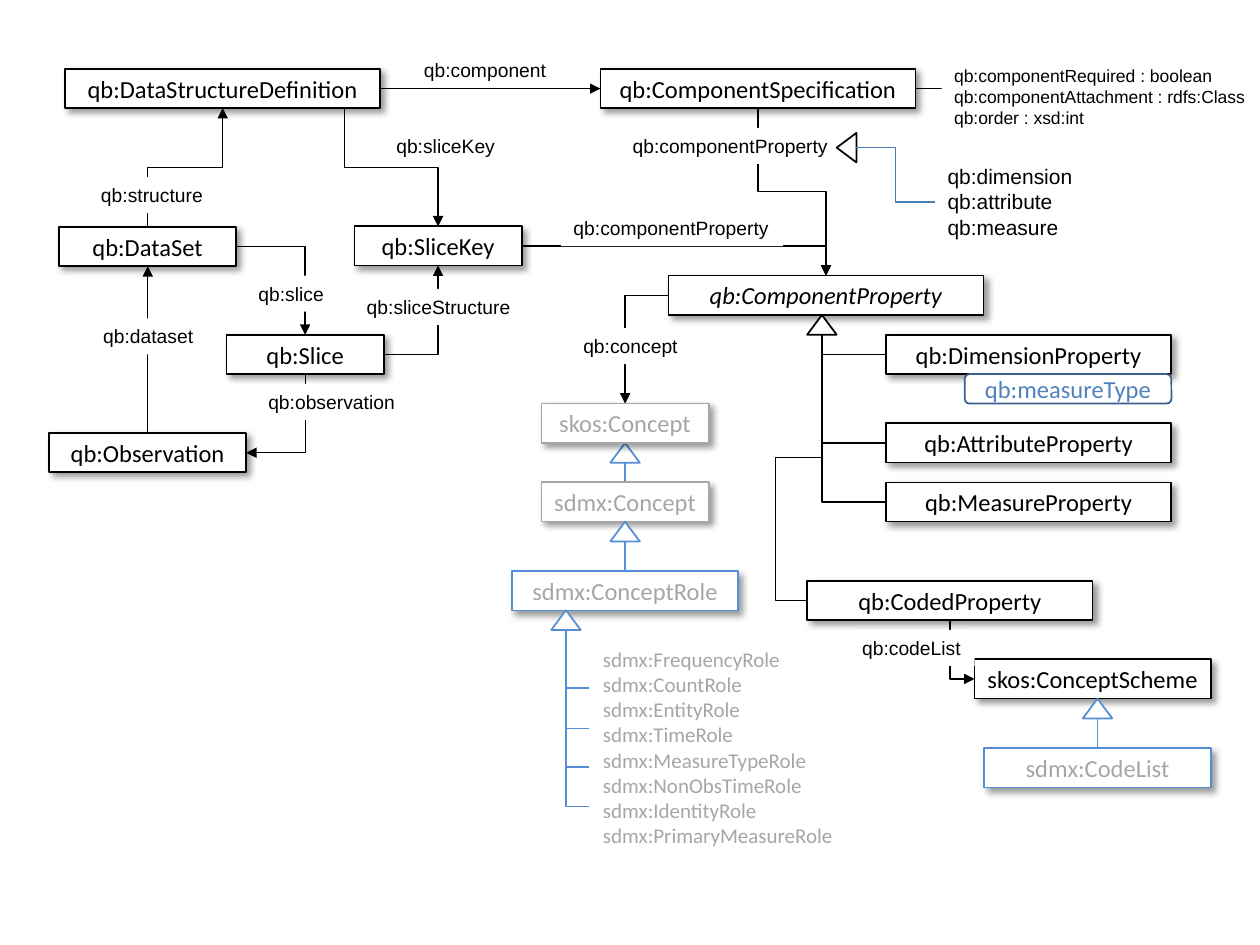
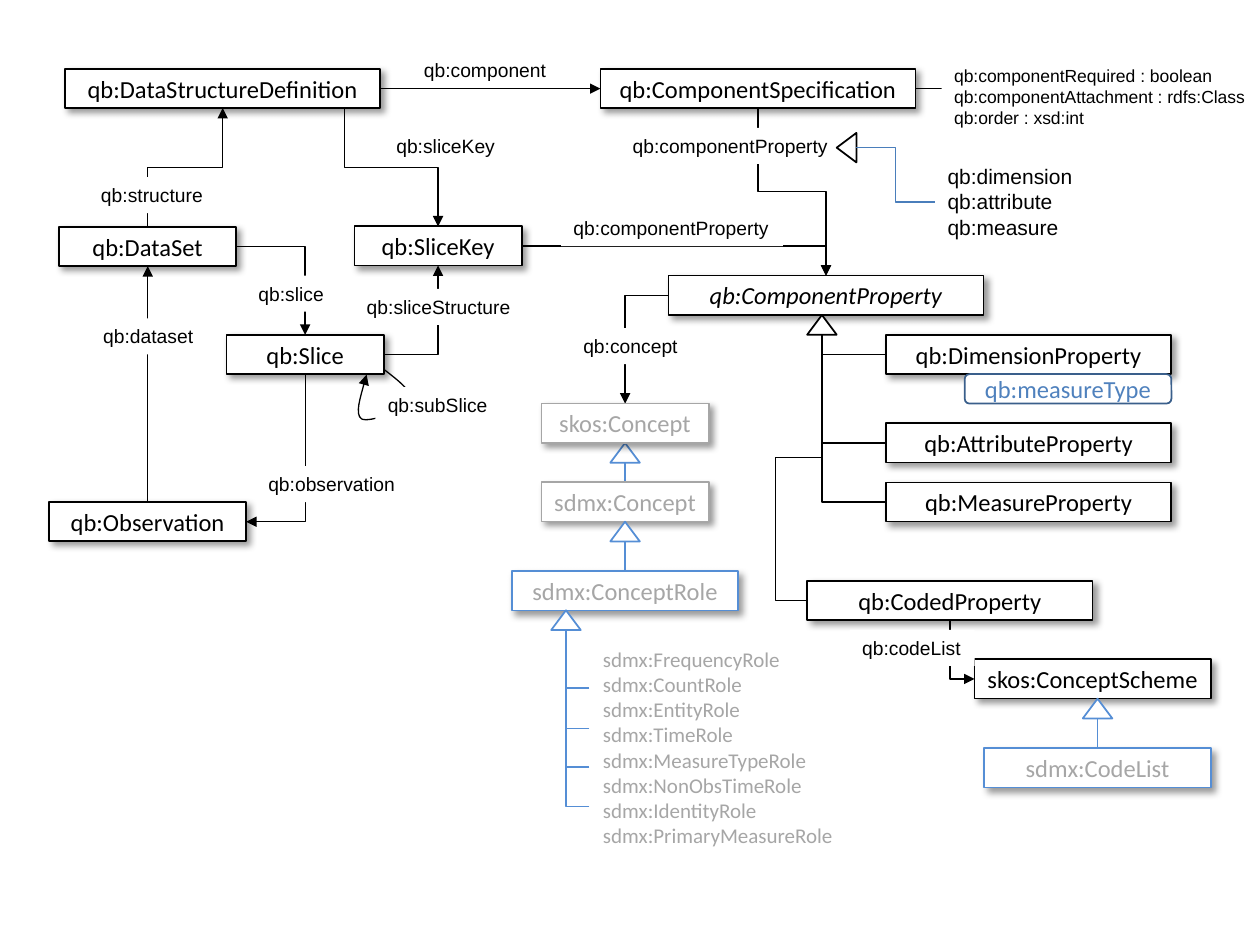
Before and after one commit to UKGovLD/publishing-statistical-data, a slide deck: slide 1 of specs/src/main/html/qb-fig1.pptx. Drawn at 1260x945 pixels with LibreOffice and Linux fonts; fonts in the diff are those of the drawing. Boxes give left, top, right and bottom in pixels: in the first picture for what was removed or moved away, otherwise in the second. Text is boxed around its words. In the diff, an @@ line names an element or a change of style, - is before the commit and + after.

Commit message:
Updated documentation and diagram to account for the addition of qb:subSlice

```diff
--- a/specs/src/main/html/qb-fig1.pptx
+++ b/specs/src/main/html/qb-fig1.pptx
@@ elbow arrow moved from (147, 433) - (147, 266) to (147, 503) - (147, 266) @@
@@ elbow arrow moved from (305, 374) - (246, 452) to (305, 374) - (246, 522) @@
@@ freeform shape added at (354,369,413,423), outline #000000 0.75 pt @@
@@ text added at (388,398,488,416), 11 pt, text #000000 @@
+qb:subSlice
@@ text "qb:observation" rewrapped from (256,384,408,421) to (268,477,394,495) @@
@@ rectangle "qb:Observation": place and size @@
-rectangle "qb:Observation" at (49,433,246,472)
+rectangle "qb:Observation" at (49,503,246,542)
```
Also in this commit, not shown: 3 other files.
